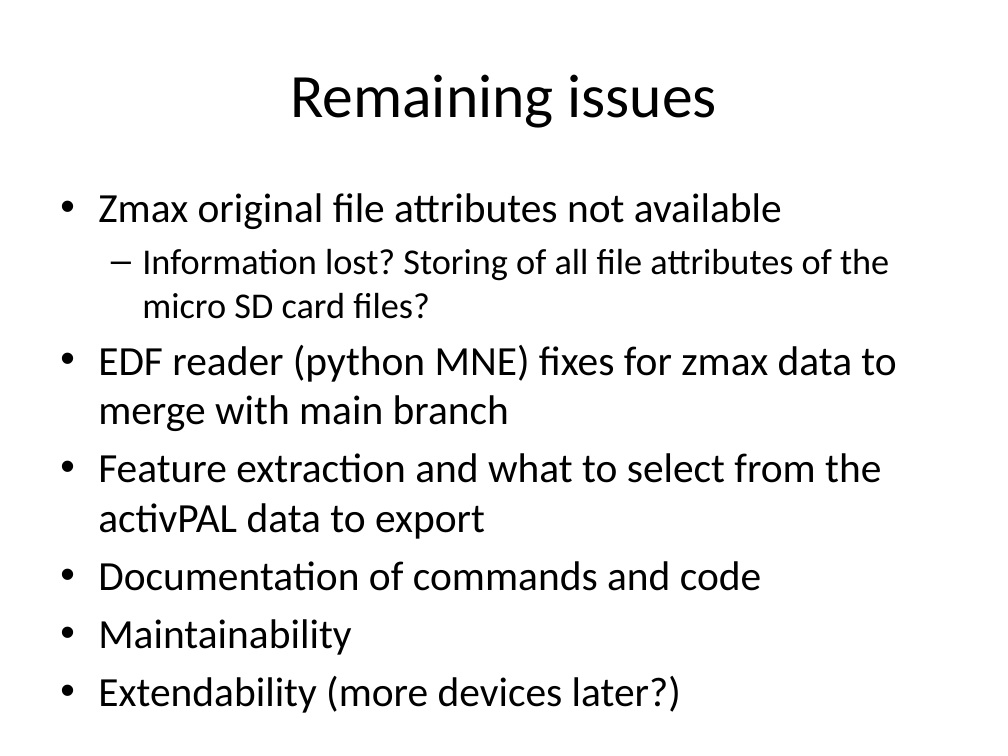
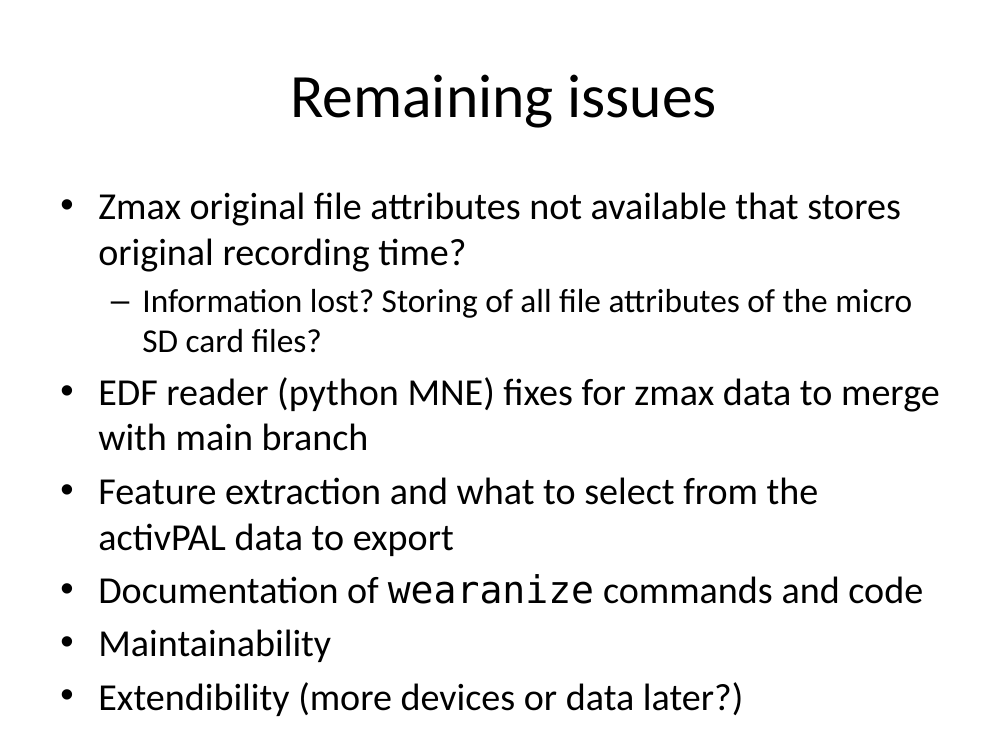
Before and after one commit to raytut/wearanize, a slide deck: slide 24 of snippets/HBS_wearanize.pptx (slide 22 before the commit). Drawn at 1008x756 pixels with LibreOffice and Linux fonts; fonts in the diff are those of the drawing. Boxes give left, top, right and bottom in pixels: in the first picture for what was removed or moved away, otherwise in the second. Text is boxed around its words. In the diff, an @@ line names an element or a change of style, - is before the commit and + after.

```diff
--- a/snippets/HBS_wearanize.pptx
+++ b/snippets/HBS_wearanize.pptx
@@ text at bbox=[98, 192, 940, 662]: text changed; size 29.6 to 27.2 pt @@
-• Extendability (more devices later?)
+• Extendibility (more devices or data later?)
@@ text at bbox=[98, 192, 901, 272]: text changed; size 29.6 to 27.2 pt @@
-• Zmax original file attributes not available
+• Zmax original file attributes not available that stores original recording time?
@@ text at bbox=[98, 289, 940, 662]: size 25.9 to 23.8 pt in "Information lost? Storing of all file attributes ..."; size 29.6 to 27.2 pt in "EDF reader (python MNE) fixes for zmax ...", "Feature extraction and what to select from ...", "Maintainability" @@
@@ text at bbox=[98, 574, 923, 604]: text changed; size 29.6 to 27.2 pt @@
-• Documentation of commands and code
+• Documentation of wearanize commands and code
```
Also in this commit, not shown: 20 other slides changed.
